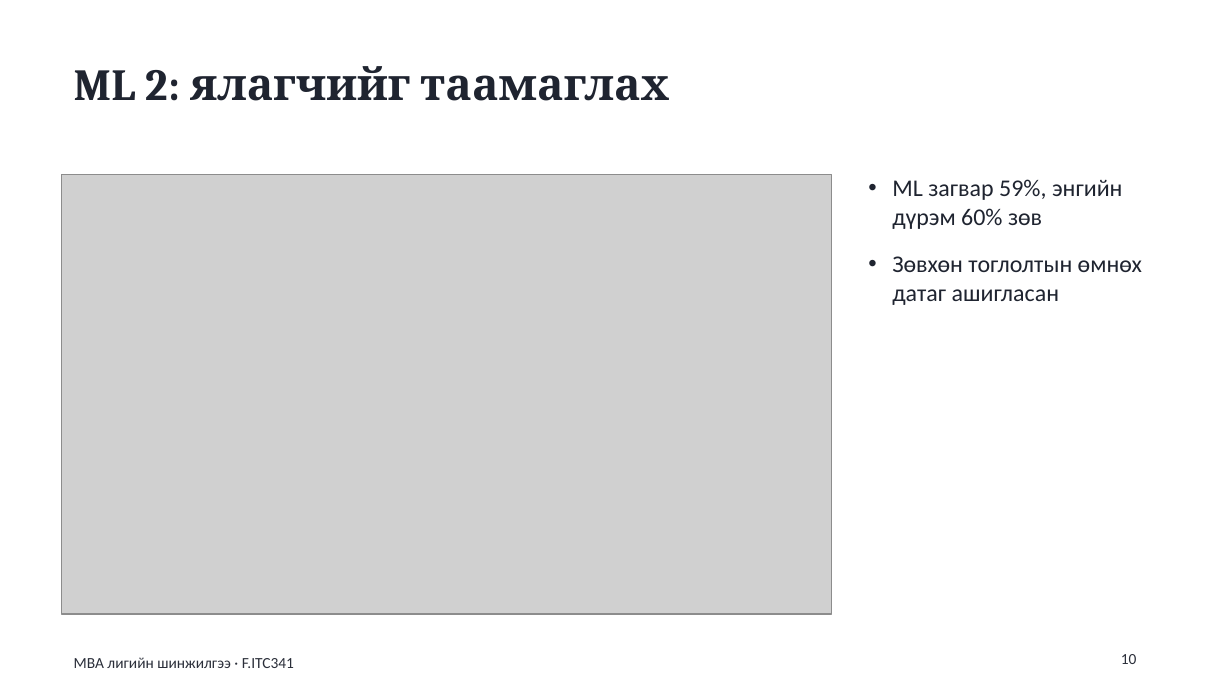
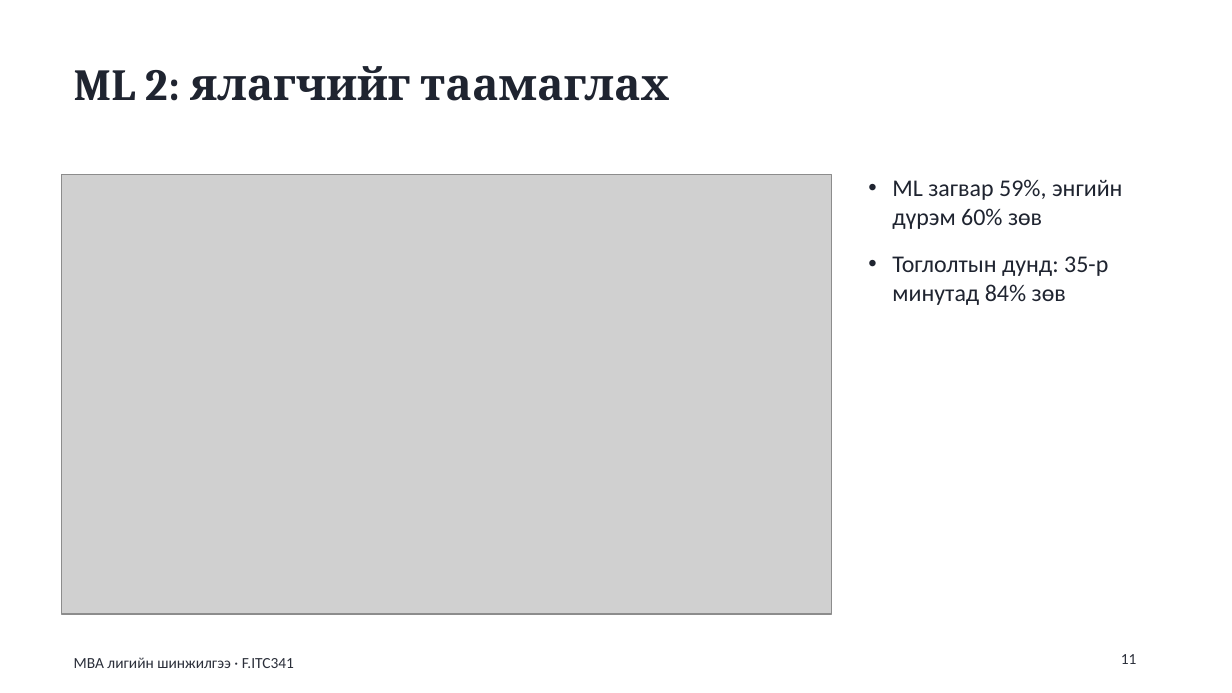
Before and after one commit to batdorj-s/data-visualization-3a, a slide deck: slide 11 of mba_analysis/report/MBA_taniltsuulga.pptx (slide 10 before the commit). Drawn at 1232x693 pixels with LibreOffice and Linux fonts; fonts in the diff are those of the drawing; grey boxes stand for pictures. Boxes give left, top, right and bottom in pixels: in the first picture for what was removed or moved away, otherwise in the second. Text is boxed around its words. In the diff, an @@ line names an element or a change of style, - is before the commit and + after.

```diff
--- a/mba_analysis/report/MBA_taniltsuulga.pptx
+++ b/mba_analysis/report/MBA_taniltsuulga.pptx
@@ text at box(892, 256, 1108, 305): text changed @@
-• Зөвхөн тоглолтын өмнөх датаг ашигласан
+• Тоглолтын дунд: 35-р минутад 84% зөв
@@ page number at box(1121, 654, 1137, 664): text changed @@
-10
+11
```
Also in this commit, not shown: 1 other slide changed, 1 slide added, 53 other files.
